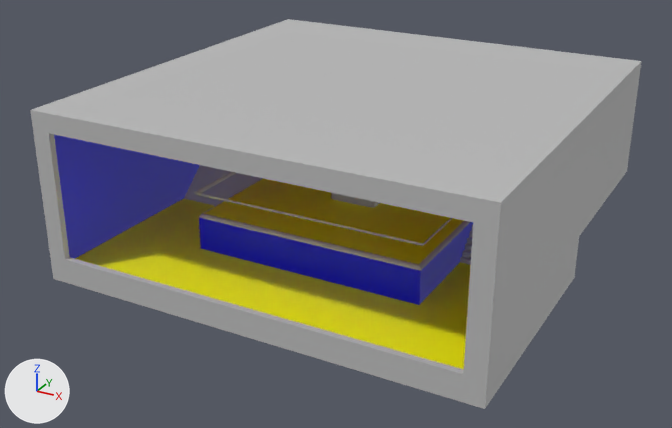
Before and after pictures for a commit that changed the FBX model Assets/Models/Rooms and Doors/Special Rooms/Control Room.fbx.
Both versions are drawn from a 50 mm camera at (0.322, -0.631, 0.266) aimed at (-0.011, -0.025, -0.037). The lights are fixed; the arrows at lower left show +X, +Y and +Z. Where no turn or scale is listed for an object, it has been applied to the vertices. Vertices at the same position are counted once.

Names of what the first picture shows: 'Control_Room_v1', 'HellingColliderStairs', 'Railing'.
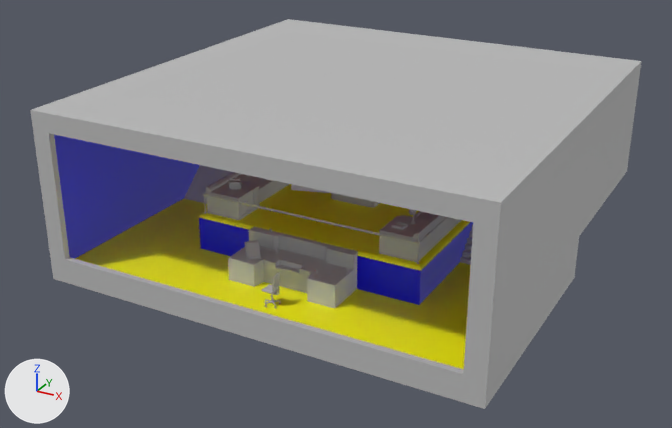
Where the newer file only moved an object's origin or applied its transform, the numbers keep the older frame.

Changed parts and their boxes (x1, y1, x2, y2) in the pictures (672 x 428 px):
'EnergyMapModel', added
    after: (228, 227, 358, 309)
'TaskMapModel', added
    after: (379, 209, 461, 262)
'PlayerMapModel', added
    after: (206, 172, 289, 220)
'Railing', deleted
    before: (194, 172, 452, 246)
'FullRailing', added
    after: (202, 192, 449, 264)
'WheelChairModel', added
    after: (262, 272, 281, 309)
'MonitorHolder', added
    after: (291, 184, 331, 193)
part 1 of me_mesh_003, recoloured (grey to yellow)
    both: (199, 211, 470, 271)

Patch to the scene script:
```diff
--- a/Assets/Models/Rooms and Doors/Special Rooms/Control Room.fbx.py
+++ b/Assets/Models/Rooms and Doors/Special Rooms/Control Room.fbx.py
@@ me_mesh_003 @@
-me_mesh_003.from_pydata(...)  # 342 vertices, 356 faces; spans x -0.195..0.155, y -0.355..0.0, z -0.04..0.095
+me_mesh_003.from_pydata(...)  # 358 vertices, 372 faces; spans x -0.195..0.155, y -0.355..0.0, z -0.04..0.095
+# me_mesh_003 part 1: 40 faces spanning x -0.118..0.078, y -0.273..-0.16, z -0.003..0.0 switch from mat_lambert1 (grey #bcbcbc) to mat_floor_mat (yellow #ffff00)
 me_mesh_003.materials.append(mat_roof_mat)
@@ ob_railing @@
-ob_railing = bpy.data.objects.new('Railing', me_mesh)
@@ ob_energymapmodel @@
+ob_energymapmodel = bpy.data.objects.new('EnergyMapModel', me_mesh_007_1)  # 1824 vertices, 1881 faces; spans x -0.045..0.045, y -0.0178..0.0178, z -0.0162..0.0162; in mat_lambert1 (grey #bcbcbc)
+ob_energymapmodel.location = (0.0004, -0.1116, -0.0416)
@@ ob_taskmapmodel @@
+ob_taskmapmodel = bpy.data.objects.new('TaskMapModel', me_mesh_008_1)  # 1163 vertices, 1221 faces; spans x -0.0151..0.0151, y -0.05..0.05, z -0.0142..0.0142; in mat_lambert1 (grey #bcbcbc)
+ob_taskmapmodel.location = (0.0749, -0.0408, -0.0135)
@@ ob_wheelchairmodel @@
+ob_wheelchairmodel = bpy.data.objects.new('WheelChairModel', me_mesh_005_1)  # 1758 vertices, 1778 faces; spans x -0.0059..0.0059, y -0.0058..0.0058, z -0.0127..0.0127; in mat_lambert1 (grey #bcbcbc)
+ob_wheelchairmodel.location = (0.0033, -0.1457, -0.0452)
@@ ob_monitorholder @@
+ob_monitorholder = bpy.data.objects.new('MonitorHolder', me_mesh_009_1)  # 1528 vertices, 1594 faces; spans x -0.0305..0.0305, y -0.0181..0.0181, z -0.0204..0.0204; in mat_lambert1 (grey #bcbcbc)
+ob_monitorholder.location = (0.0353, -0.1169, 0.0421)
@@ ob_fullrailing @@
+ob_fullrailing = bpy.data.objects.new('FullRailing', me_mesh_002_1)  # 624 vertices, 570 faces; spans x -0.092..0.092, y -0.057..0.057, z -0.009..0.009; in mat_lambert1 (grey #bcbcbc)
+ob_fullrailing.location = (0.0001, -0.036, -0.0191)
@@ ob_playermapmodel @@
+ob_playermapmodel = bpy.data.objects.new('PlayerMapModel', me_mesh_006_1)  # 748 vertices, 731 faces; spans x -0.0151..0.0151, y -0.05..0.05, z -0.0122..0.0122; in mat_lambert1 (grey #bcbcbc)
+ob_playermapmodel.location = (-0.0751, -0.0408, -0.0156)
```
